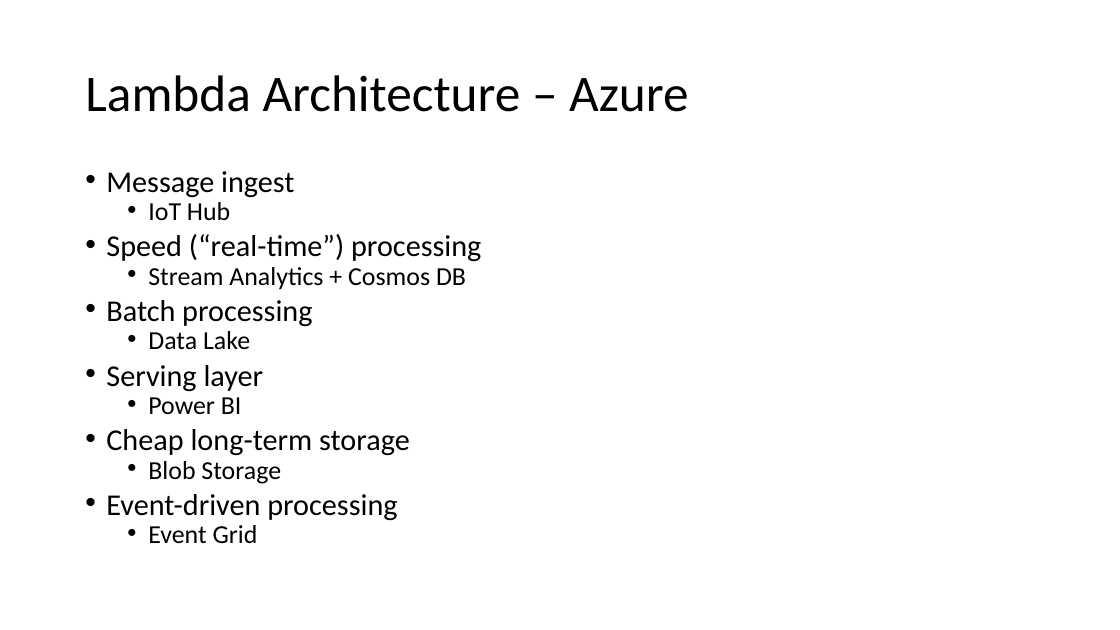
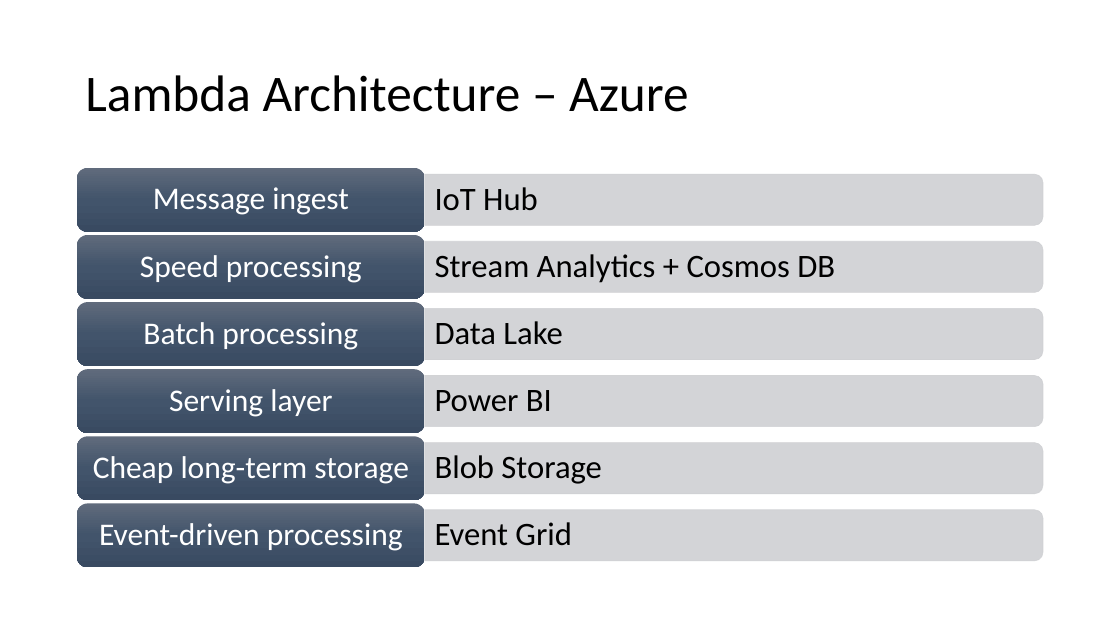
Before and after one commit to jplane/azure-lambda-architecture, a slide deck: slide 10 of Azure IoT and Lambda Architecture.pptx. Drawn at 1120x630 pixels with LibreOffice and Linux fonts; fonts in the diff are those of the drawing. Boxes give left, top, right and bottom in pixels: in the first picture for what was removed or moved away, otherwise in the second. Text is boxed around its words. In the diff, an @@ line names an element or a change of style, - is before the commit and + after.

```diff
--- a/Azure IoT and Lambda Architecture.pptx
+++ b/Azure IoT and Lambda Architecture.pptx
@@ text removed at <box>106,171,481,543</box> @@
-• Message ingest
-  • IoT Hub
-• Speed (“real-time”) processing
-  • Stream Analytics + Cosmos DB
-• Batch processing
-  • Data Lake
-• Serving layer
-  • Power BI
-• Cheap long-term storage
-  • Blob Storage
-• Event-driven processing
-  • Event Grid
@@ group added at <box>77,168,1043,567</box>: 12 texts, 6 round same rects, 6 rounded rectangles @@
+  IoT Hub
+Message ingest
+  Stream Analytics + Cosmos DB
+Speed processing
+  Data Lake
+Batch processing
+  Power BI
+Serving layer
+  Blob Storage
+Cheap long-term storage
+  Event Grid
+Event-driven processing
```
Also in this commit, not shown: 4 other slides changed, 3 slides added, 1 slide removed, 6 other files.
